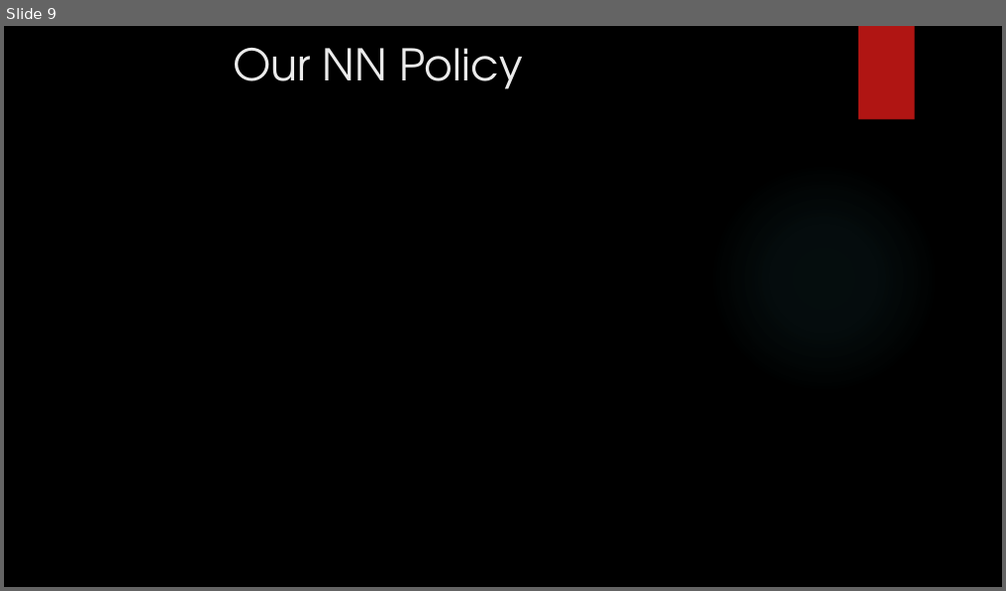
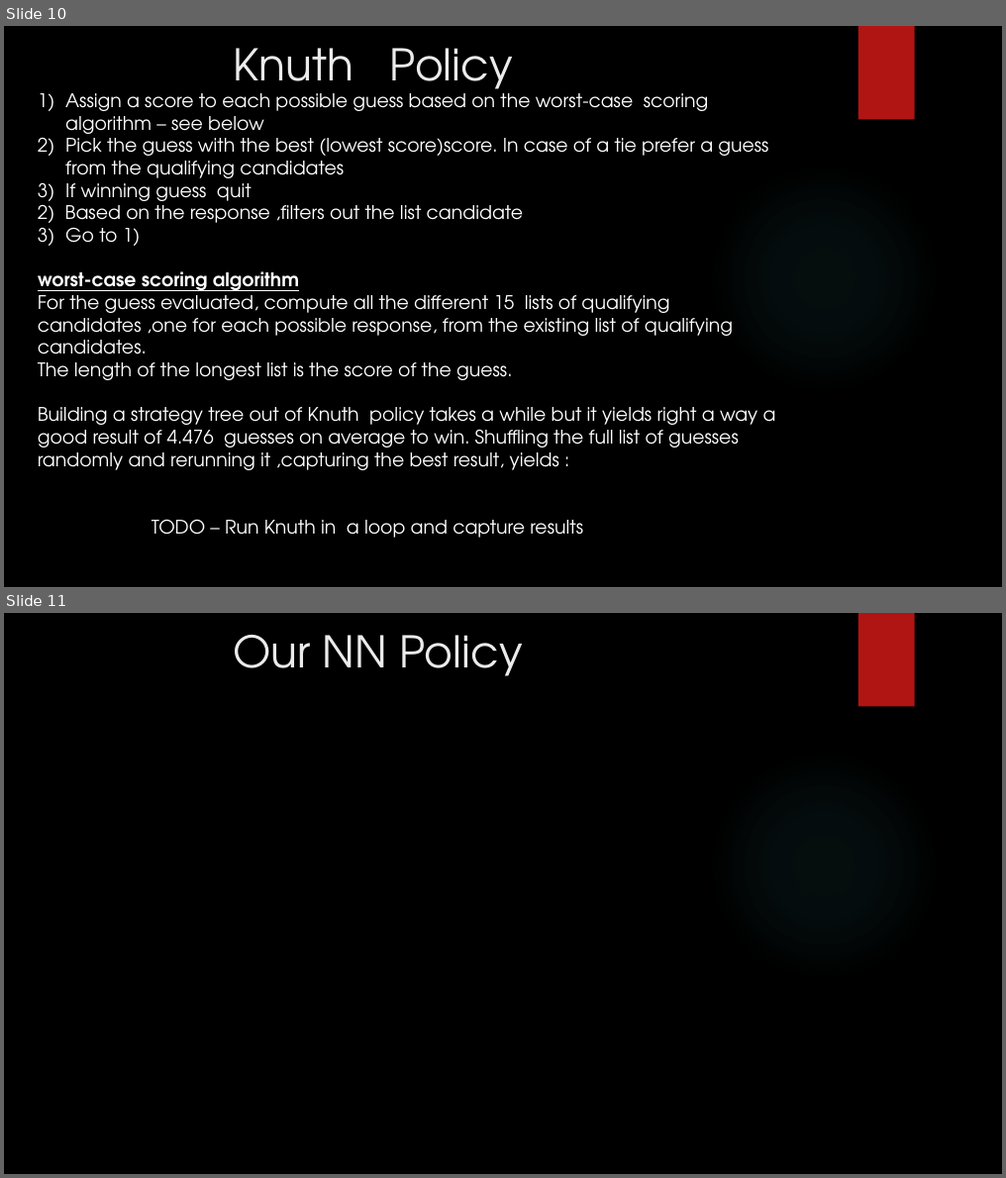
Before and after one commit to gilsh2/final_ai_project, a slide deck: ai_final_project_mastermind.pptx. Shown one above the other, each under a label of ours: slide 9 before the commit, slides 10 and 11 after it. The pictures are 1006x591 and 1006x1178 pixels, drawn with LibreOffice and Linux fonts; fonts in the diff are those of the drawing; background and template pictures are left out. Boxes give left, top, right and bottom in pixels: in the first picture for what was removed or moved away, otherwise in the second. Text is boxed around its words. In the diff, an @@ line names an element or a change of style, - is before the commit and + after.

```diff
--- a/ai_final_project_mastermind.pptx
+++ b/ai_final_project_mastermind.pptx
@@ slide 10 added at box(4, 26, 1002, 587), background picture (left out); not listed: 2 template elements that a slide beside it also shows @@
@@ text added at box(233, 48, 513, 101), 42 pt, text #EBEBEB @@
+Knuth Policy
@@ text added at box(38, 93, 776, 538), 18 pt, text #FFFFFF @@
+1) Assign a score to each possible guess based on the worst-case scoring algorithm – see below
+2) Pick the guess with the best (lowest score)score. In case of a tie prefer a guess from the qualifying candidates
+3) If winning guess quit
+2) Based on the response ,filters out the list candidate
+3) Go to 1)
+worst-case scoring algorithm
+For the guess evaluated, compute all the different 15 lists of qualifying candidates ,one for each possible response, from the existing list of qualifying candidates.
+The length of the longest list is the score of the guess.
+Building a strategy tree out of Knuth policy takes a while but it yields right a way a good result of 4.476 guesses on average to win. Shuffling the full list of guesses randomly and rerunning it ,capturing the best result, yields :
+TODO – Run Knuth in a loop and capture results
@@ what was slide 9 is now slide 11 @@
```
Also in this commit, not shown: 3 slides changed, 3 other slides added, 2 slides removed.
